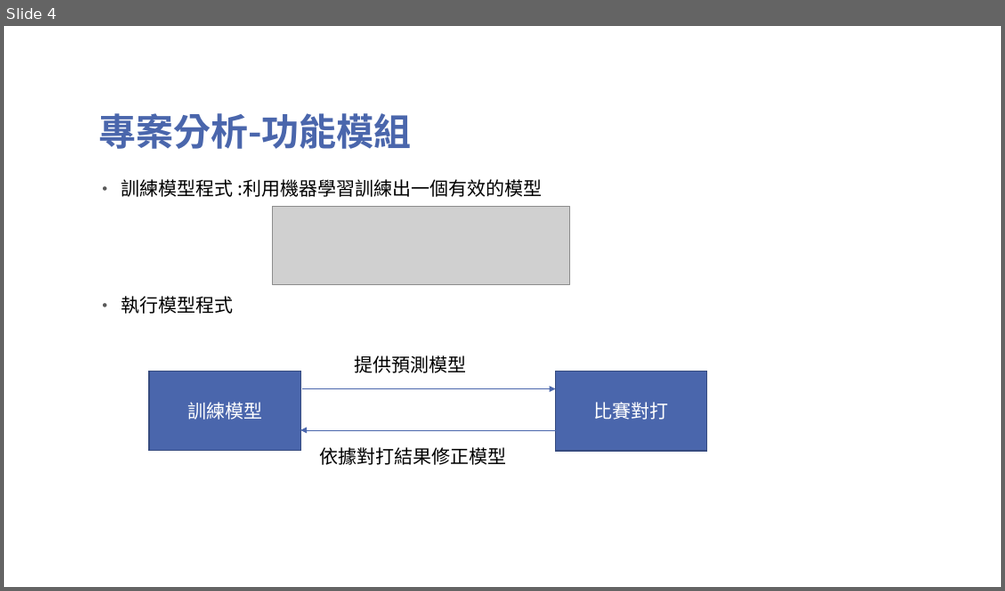
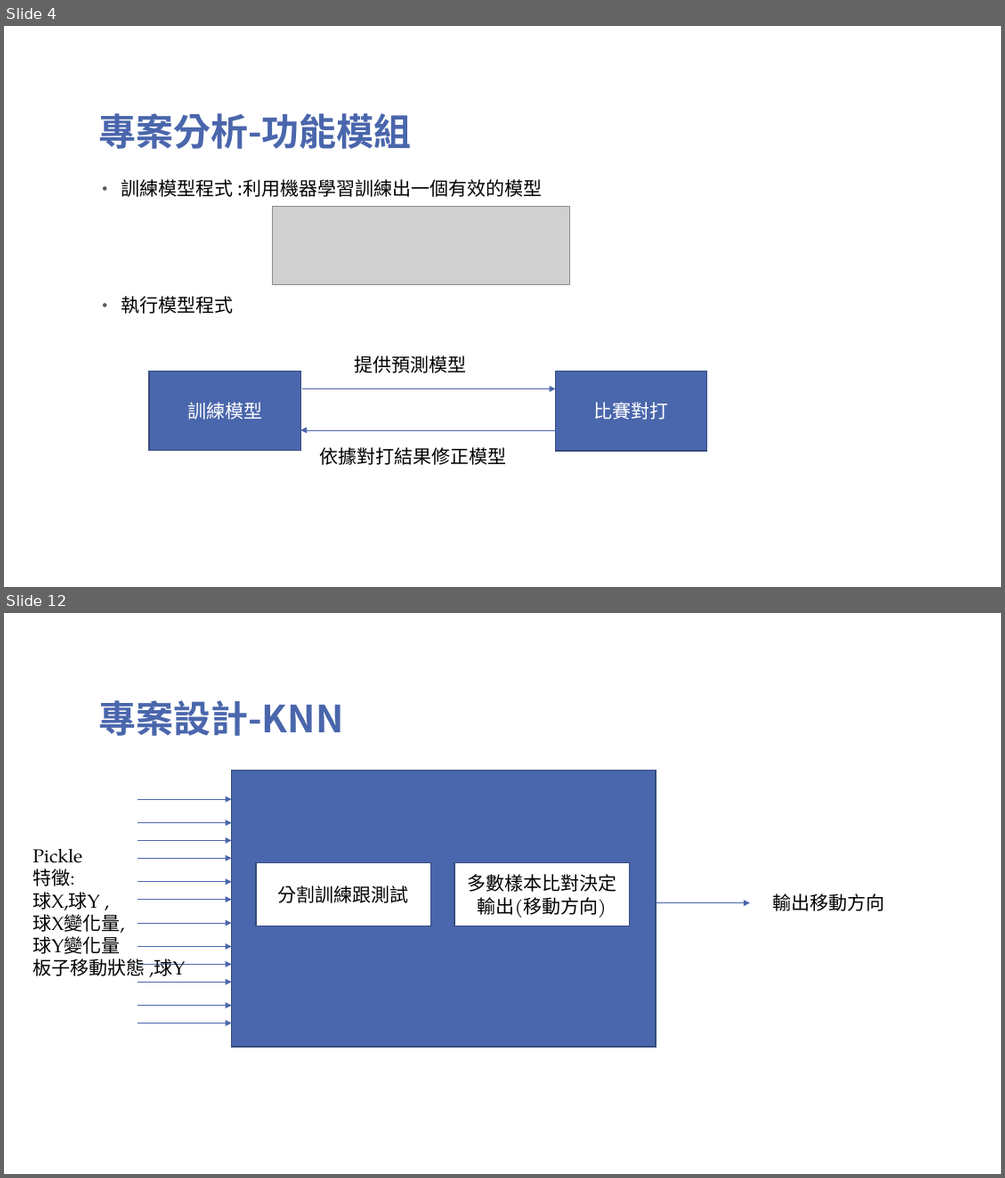
Before and after one commit to TsaiHaoWei/Machine-Learning, a slide deck: Finally project/Pingpong_第六組.pptx. Shown one above the other, each under a label of ours: slide 4 before the commit, slides 4 and 12 after it; the slides between them are not shown. The pictures are 1005x591 and 1005x1178 pixels, drawn with LibreOffice and Linux fonts; fonts in the diff are those of the drawing; grey boxes stand for pictures; background and template pictures are left out. Boxes give left, top, right and bottom in pixels: in the first picture for what was removed or moved away, otherwise in the second. Text is boxed around its words. In the diff, an @@ line names an element or a change of style, - is before the commit and + after.

```diff
--- a/Finally project/Pingpong_第六組.pptx
+++ b/Finally project/Pingpong_第六組.pptx
@@ slide 12 added at (x1=4, y1=613, x2=1001, y2=1174), background picture (left out) @@
@@ title added at (x1=98, y1=700, x2=343, y2=736), 36 pt, text #4A66AC, bold @@
+專案設計-KNN
@@ text added at (x1=231, y1=770, x2=655, y2=1046), fill #4A66AC, outline #374B7F 1 pt, 20 pt, text #4A66AC @@
+• KNN
@@ arrow added from (138, 799) to (231, 799), #4A66AC 0.5 pt @@
@@ arrow added from (138, 823) to (231, 823), #4A66AC 0.5 pt @@
@@ text added at (x1=32, y1=848, x2=185, y2=977), 18 pt, text #000000 @@
+Pickle
+特徵:
+球X,球Y ,
+球X變化量,
+球Y變化量
+板子移動狀態 ,球Y
@@ arrow added from (138, 840) to (231, 840), #4A66AC 0.5 pt @@
@@ arrow added from (138, 859) to (231, 859), #4A66AC 0.5 pt @@
@@ rectangle added at (x1=256, y1=863, x2=431, y2=926), fill #FFFFFF, outline #374B7F 1 pt, 18 pt, text #000000 @@
+分割訓練跟測試
@@ rectangle added at (x1=454, y1=863, x2=629, y2=926), fill #FFFFFF, outline #374B7F 1 pt, 18 pt, text #000000 @@
+多數樣本比對決定輸出(移動方向)
@@ arrow added from (138, 900) to (231, 900), #4A66AC 0.5 pt @@
@@ arrow added from (138, 882) to (231, 882), #4A66AC 0.5 pt @@
@@ arrow added from (655, 903) to (750, 903), #4A66AC 0.5 pt @@
@@ text added at (x1=773, y1=893, x2=885, y2=911), 18 pt, text #000000 @@
+輸出移動方向
@@ arrow added from (138, 923) to (231, 923), #4A66AC 0.5 pt @@
@@ arrow added from (138, 947) to (231, 947), #4A66AC 0.5 pt @@
@@ arrow added from (138, 981) to (231, 981), #4A66AC 0.5 pt @@
@@ arrow added from (138, 964) to (231, 964), #4A66AC 0.5 pt @@
@@ arrow added from (138, 1005) to (231, 1005), #4A66AC 0.5 pt @@
@@ arrow added from (138, 1022) to (231, 1022), #4A66AC 0.5 pt @@
```
Also in this commit, not shown: 6 slides changed, 1 other slide added, 2 slides removed, 4 other files.
